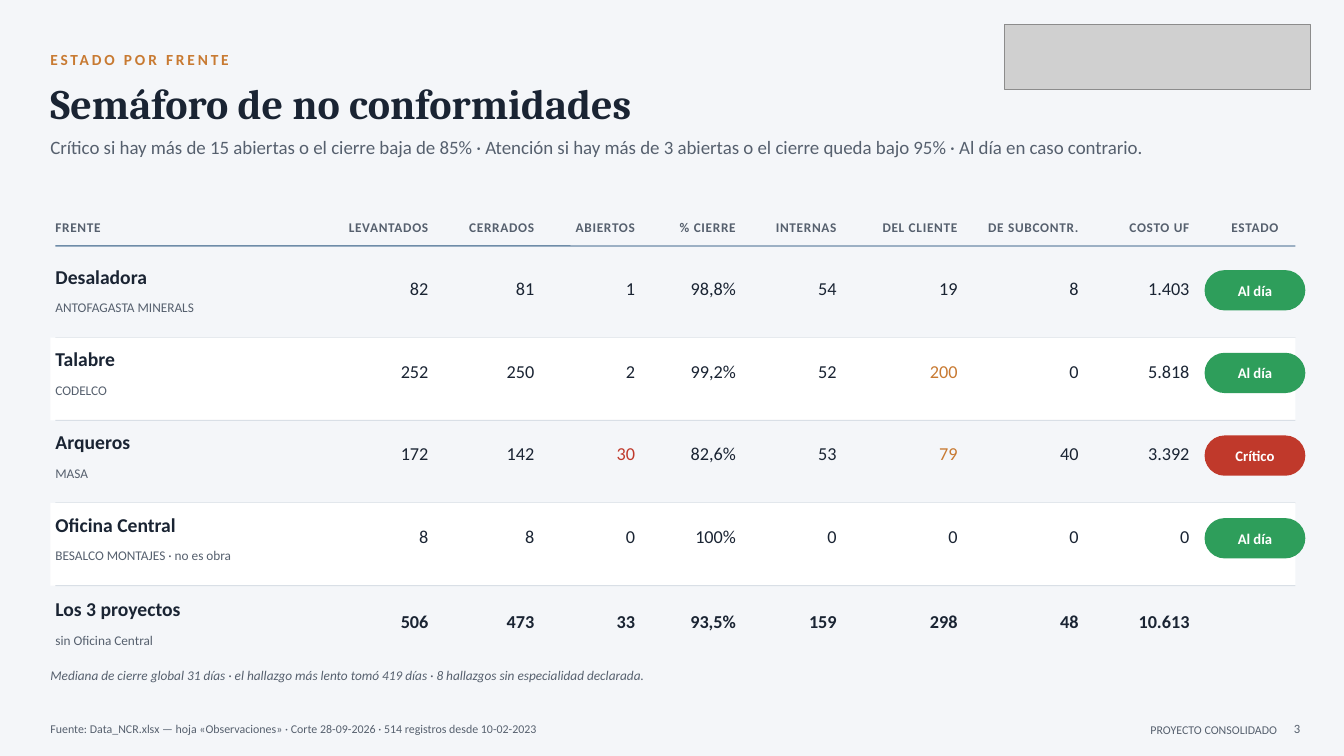
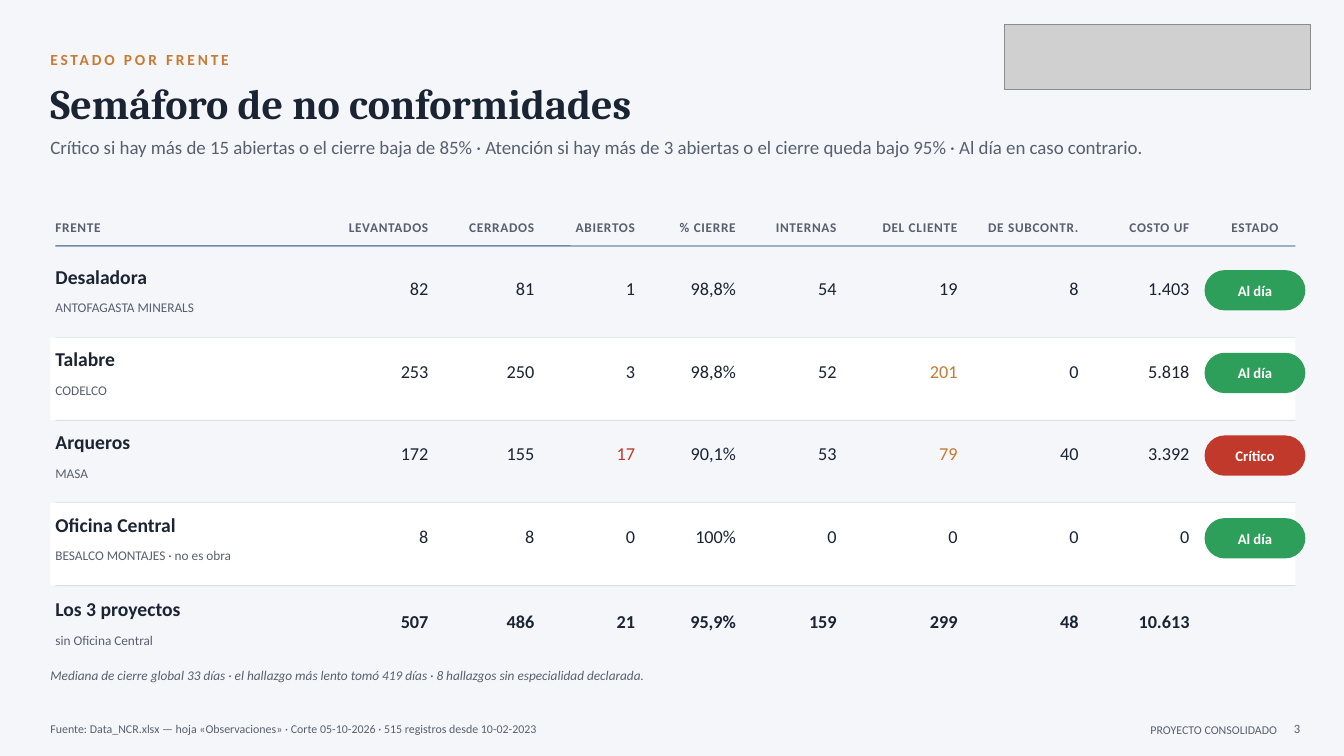
Before and after one commit to tdkvalex/Dashboard-HSEQ, a slide deck: slide 3 of modulo_nc/Panel_No_Conformidades.pptx. Drawn at 1344x756 pixels with LibreOffice and Linux fonts; fonts in the diff are those of the drawing; grey boxes stand for pictures. Boxes give left, top, right and bottom in pixels: in the first picture for what was removed or moved away, otherwise in the second. Text is boxed around its words. In the diff, an @@ line names an element or a change of style, - is before the commit and + after.

```diff
--- a/modulo_nc/Panel_No_Conformidades.pptx
+++ b/modulo_nc/Panel_No_Conformidades.pptx
@@ text at box(401, 366, 429, 378): text changed @@
-252
+253
@@ text at box(626, 366, 635, 378): text changed @@
-2
+3
@@ text at box(691, 365, 736, 380): text changed @@
-99,2%
+98,8%
@@ text at box(930, 366, 958, 378): text changed @@
-200
+201
@@ text at box(507, 448, 535, 460): text changed @@
-142
+155
@@ text at box(617, 448, 635, 460): text changed @@
-30
+17
@@ text at box(691, 447, 736, 462): text changed @@
-82,6%
+90,1%
@@ text at box(401, 616, 429, 628): text changed @@
-506
+507
@@ text at box(507, 615, 535, 628): text changed @@
-473
+486
@@ text at box(617, 616, 635, 628): text changed @@
-33
+21
@@ text at box(690, 615, 736, 631): text changed @@
-93,5%
+95,9%
@@ text at box(930, 616, 958, 628): text changed @@
-298
+299
@@ text at box(50, 671, 644, 682): text changed @@
-Mediana de cierre global 31 días · el hallazgo más lento tomó 419 días · 8 hallazgos sin especialidad declarada.
+Mediana de cierre global 33 días · el hallazgo más lento tomó 419 días · 8 hallazgos sin especialidad declarada.
@@ text at box(50, 725, 537, 735): text changed @@
-Fuente: Data_NCR.xlsx — hoja «Observaciones» · Corte 28-09-2026 · 514 registros desde 10-02-2023
+Fuente: Data_NCR.xlsx — hoja «Observaciones» · Corte 05-10-2026 · 515 registros desde 10-02-2023
```
Also in this commit, not shown: 16 other slides changed, 3 other files.
